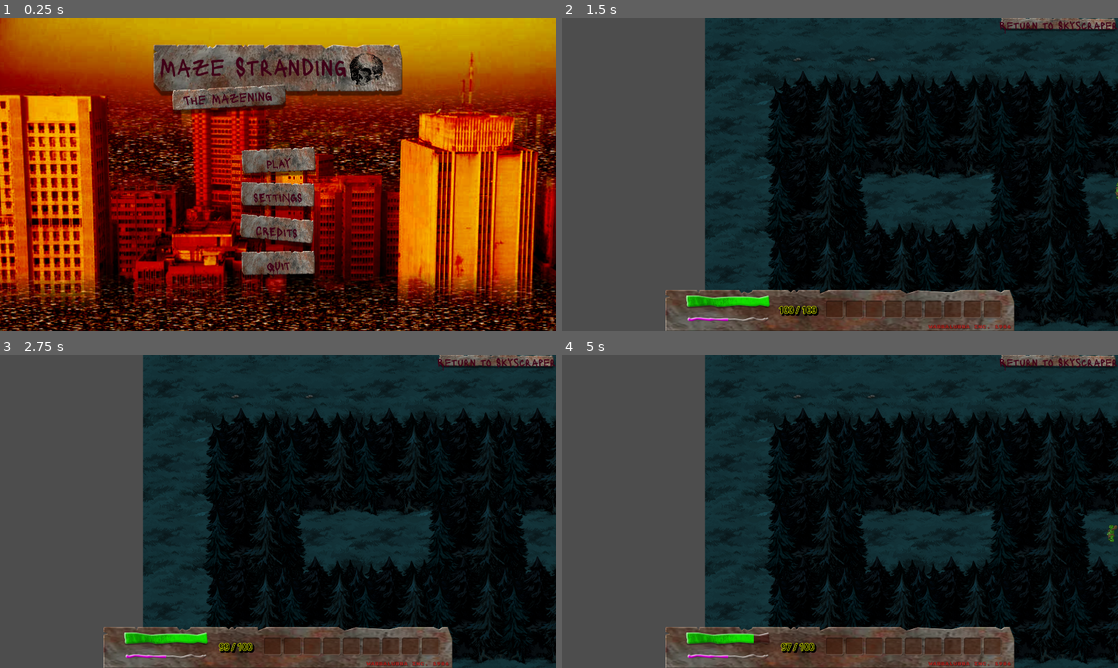
Above: before the commit, frames 1-4 (two rows, left to right).
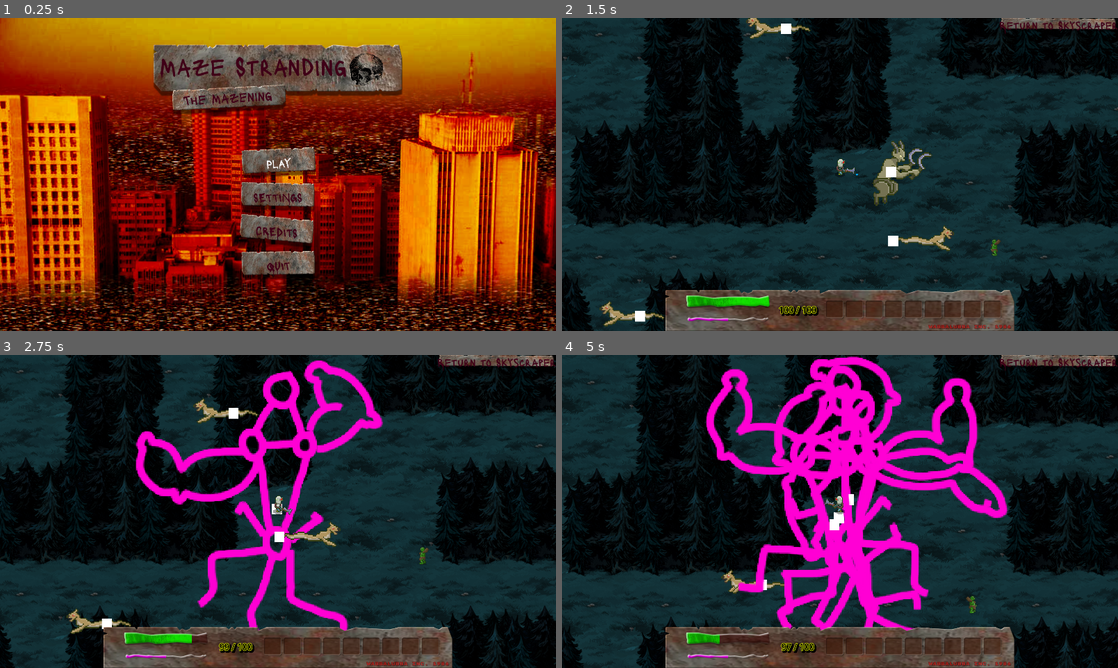
Above: after the commit, the same moments.

Repository: 100-Devs-1-Game/WildJamProject
Game: Godot game, scene res://main.tscn
The game is run twice, just before and just after one commit, with the same random seed, the same clock (stepped at 60 frames per second) and the same inputs.
Inputs (mouse positions are in pixels of both pictures, inside the frame that each line leads up to):
- Up to frame 1 (0.25 s): no input
- Up to frame 2 (1.5 s): click "PLAY" at 0.5 s; click "Go To Level" at 1.25 s
- Up to frame 3 (2.75 s): tap Enter at 2 s; move the mouse to (400, 495) at 2.02 s; hold D (movement_right) from 2.03 s (still down); hold Space (interact) from 2.03 s (still down)
- Up to frame 4 (5 s): move the mouse to (728, 527) at 2.77 s; release D (movement_right) at 2.78 s; release Space (interact) at 2.78 s; hold S (movement_down) 2.78-3.53 s; tap Shift (movement_sprint) at 2.85, 4.35 s; move the mouse to (895, 442) at 3.52 s; hold D (movement_right) 3.53-4.28 s; hold Space (interact) 3.53-4.28 s; move the mouse to (812, 574) at 4.27 s; hold W (movement_up) from 4.28 s (still down)

The runs differ from the first frame. In frame 1, less than 0.1% of the frame differs, in the area x 48-53%, y 44-49%; in frame 2, 63%; in frame 3, 66%; in frame 4, 69%, in the area x 0-100%, y 0-100%.

Commit message:
Use change_scene_to_packed()

Diff:
--- a/project/autoloads/scene_manager.gd
+++ b/project/autoloads/scene_manager.gd
@@ -24,12 +24,14 @@
 ## Changes the room
 func change_room(scene: PackedScene) -> void:
 	# Remove current room
-	if current_scene and is_instance_valid(current_scene):
-		current_scene.queue_free()
+	#if current_scene and is_instance_valid(current_scene):
+		#current_scene.queue_free()
+		#
+	## Load new room
+	#current_scene = scene.instantiate()
+	#add_child(current_scene)
 
-	# Load new room
-	current_scene = scene.instantiate()
-	add_child(current_scene)
+	get_tree().change_scene_to_packed.call_deferred(scene)
 
 	# Send signal
 	Signals.scene_change.emit()
